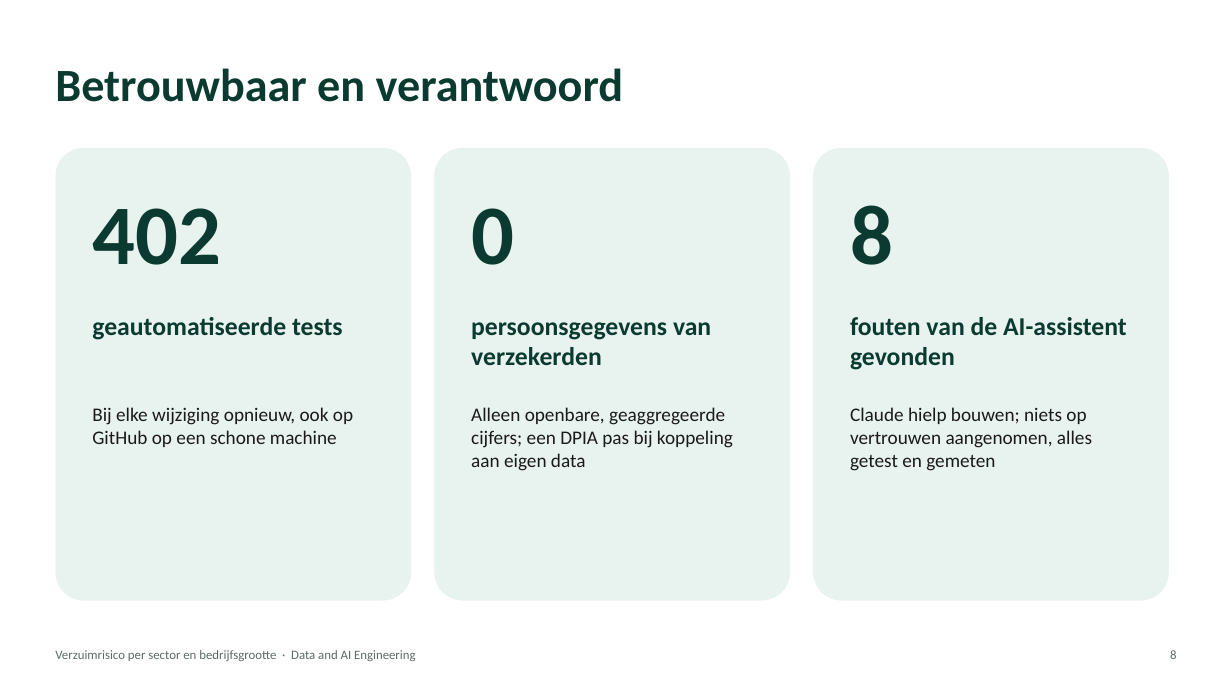
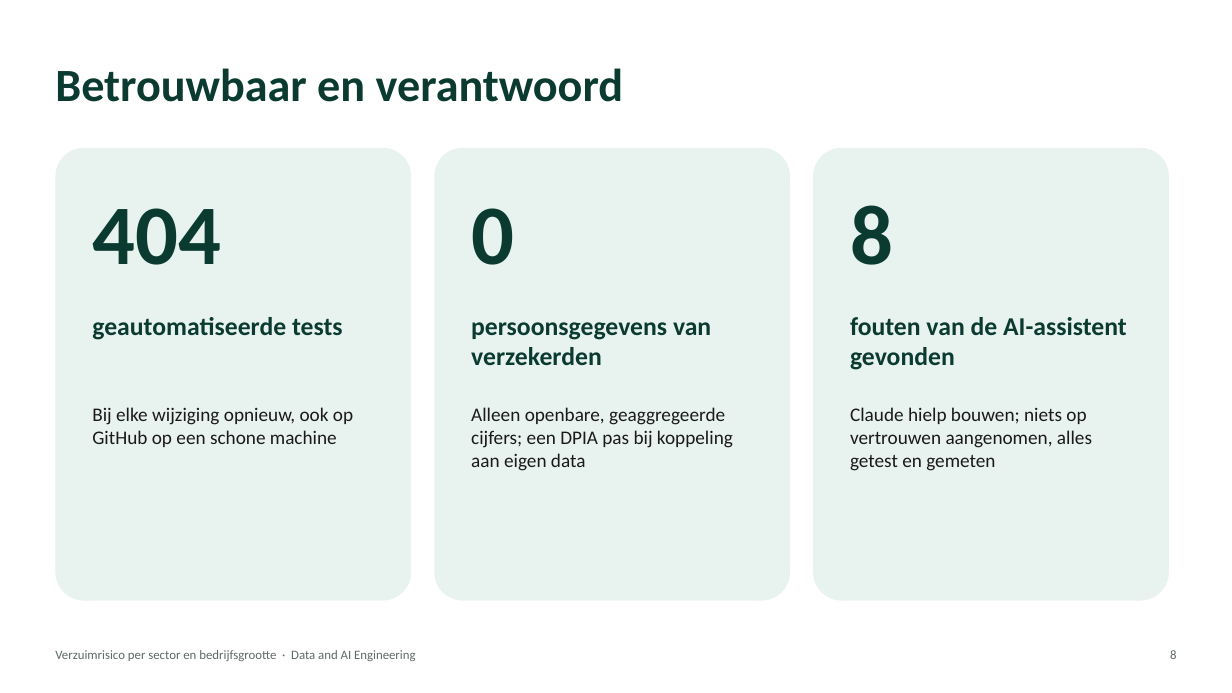
Before and after one commit to stefancodecommit/AOV_Lakehouse, a slide deck: slide 9 of docs/presentatie.pptx. Drawn at 1232x693 pixels with LibreOffice and Linux fonts; fonts in the diff are those of the drawing. Boxes give left, top, right and bottom in pixels: in the first picture for what was removed or moved away, otherwise in the second. Text is boxed around its words. In the diff, an @@ line names an element or a change of style, - is before the commit and + after.

```diff
--- a/docs/presentatie.pptx
+++ b/docs/presentatie.pptx
@@ text at (x1=92, y1=208, x2=221, y2=265): text changed @@
-402
+404
```
Also in this commit, not shown: 22 other files.
